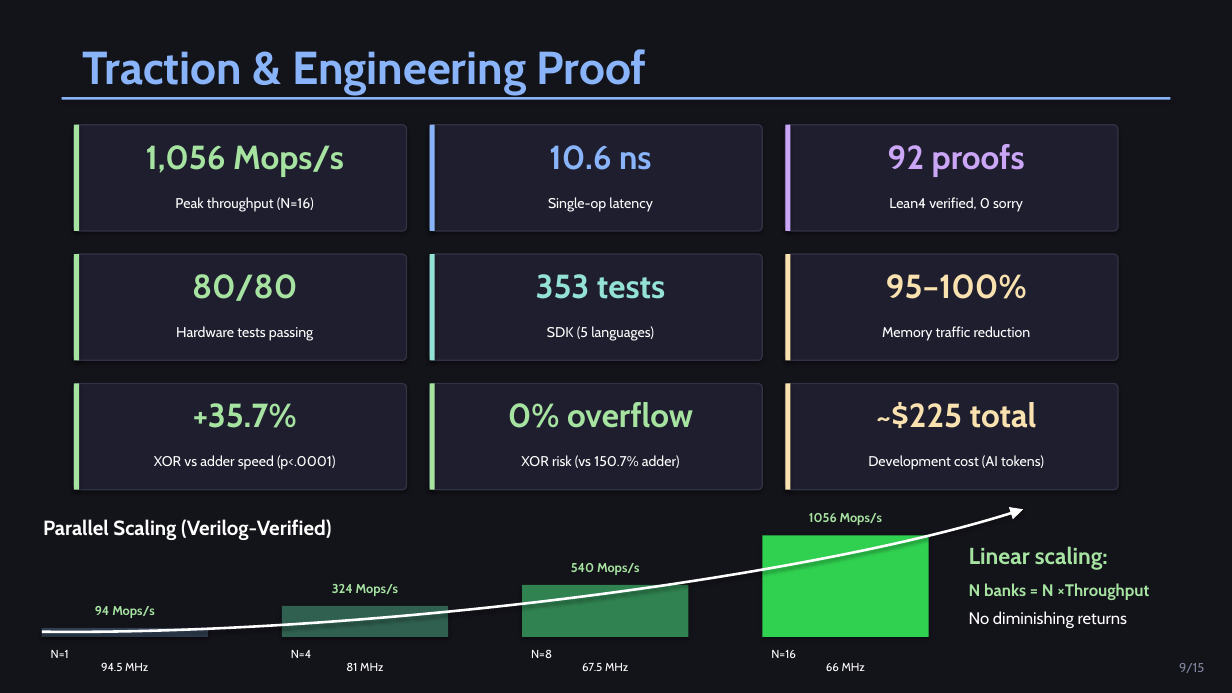
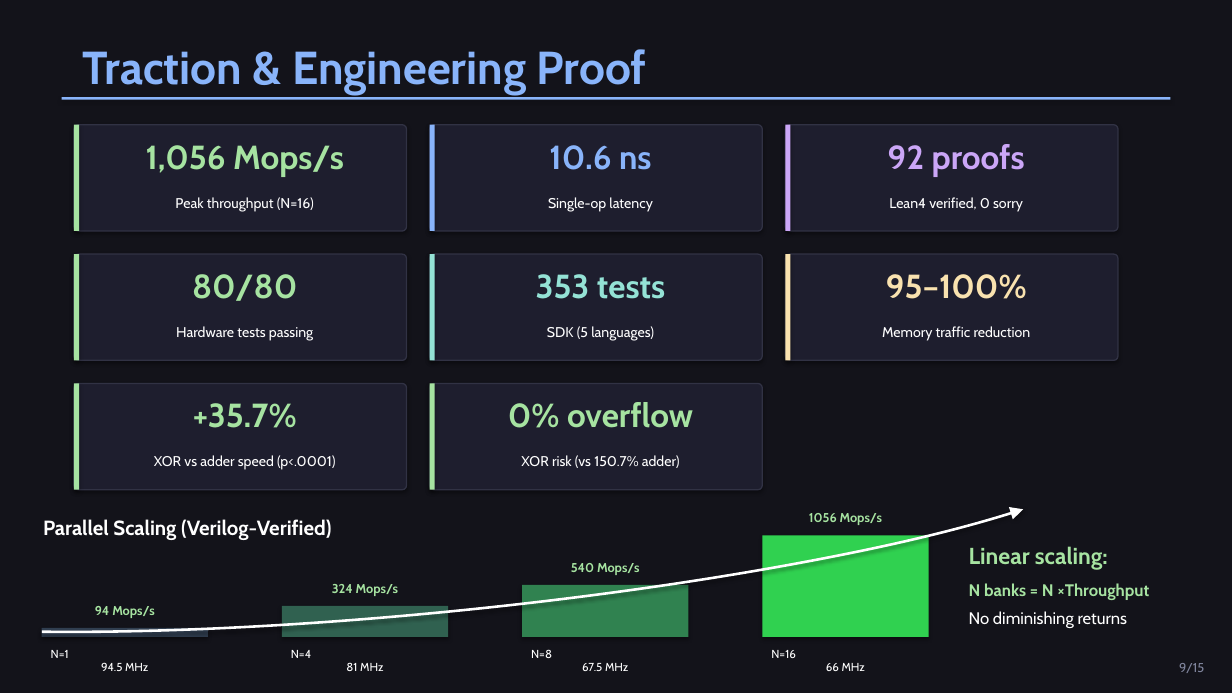
Before and after one commit to MatthewHRockwell/ATOMiK, a slide deck: slide 9 of business/pitch_deck/ATOMiK_Investor_Deck.pptx. Drawn at 1232x693 pixels with LibreOffice and Linux fonts; fonts in the diff are those of the drawing. Boxes give left, top, right and bottom in pixels: in the first picture for what was removed or moved away, otherwise in the second. Text is boxed around its words. In the diff, an @@ line names an element or a change of style, - is before the commit and + after.

```diff
--- a/business/pitch_deck/ATOMiK_Investor_Deck.pptx
+++ b/business/pitch_deck/ATOMiK_Investor_Deck.pptx
@@ rounded rectangle removed at [786, 384, 1118, 490] @@
@@ rectangle removed at [786, 384, 791, 490] @@
@@ text removed at [876, 402, 1037, 428] @@
-~$225 total
@@ text removed at [868, 455, 1044, 470] @@
-Development cost (AI tokens)
```
Also in this commit, not shown: 14 other slides changed, 35 other files.
